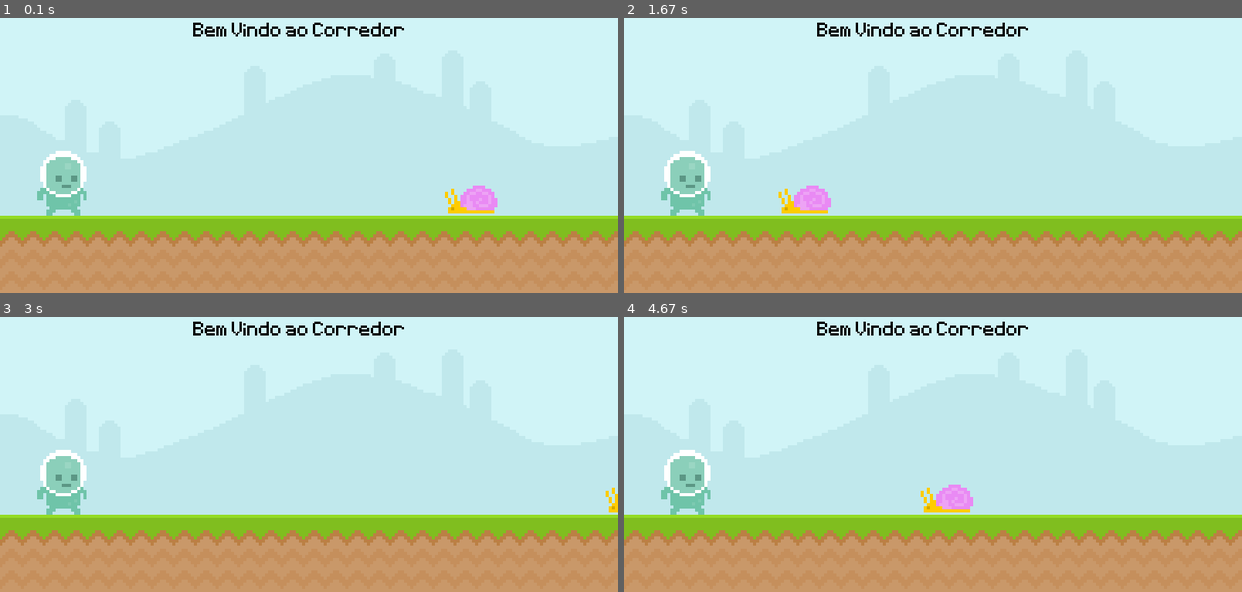
Above: before the commit, frames 1-4 (two rows, left to right).
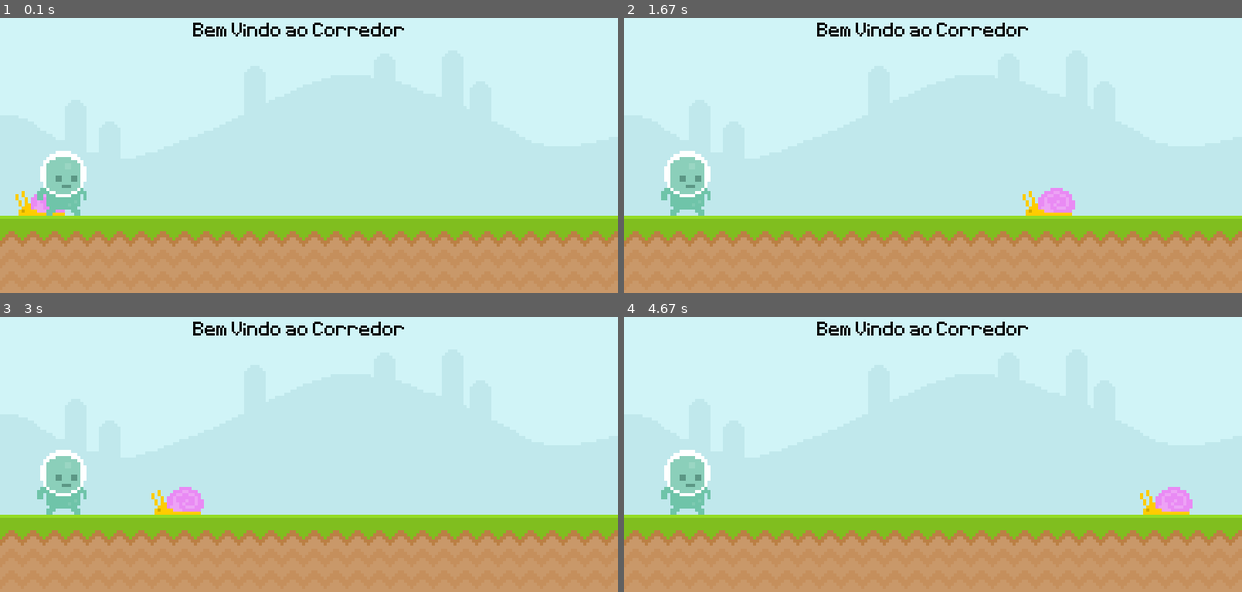
Above: after the commit, the same moments.

Repository: XxipeTotecs/PythonGame
Game: pygame game, started from index.py
Two runs of this game, one before a commit and one after it. Both use one fixed random seed, a clock stepped at 60 frames per second and the inputs below.
Inputs:
- Up to frame 1 (0.1 s): no input
- Up to frame 2 (1.67 s): no input
- Up to frame 3 (3 s): no input
- Up to frame 4 (4.67 s): no input

The runs differ from the first frame. In frame 1, 1.0% of the frame differs, in the area x 2-81%, y 60-72%; in frame 2, 1.3%, in the area x 25-73%, y 60-72%; in frame 3, 0.7%; in frame 4, 1.3%.

Commit message:
adicionando rect do snail

Diff:
--- a/index.py
+++ b/index.py
@@ -1,6 +1,5 @@
 import pygame
 from sys import exit
-
 
 pygame.init()
 screen = pygame.display.set_mode((800, 400))
@@ -16,7 +15,7 @@
 
 snail_surface = pygame.image.load(
     'UltimatePygameIntro/graphics/snail/snail1.png').convert_alpha()
-snailXPosition = 600
+snail_retangulo = snail_surface.get_rect(midbottom=(80, 300))
 
 player_surface = pygame.image.load(
     'UltimatePygameIntro/graphics/Player/player_walk_1.png').convert_alpha()
@@ -33,12 +32,12 @@
     screen.blit(sky_surface, (0, 0))
     screen.blit(ground_surface, (0, 300))
     screen.blit(text_surface, (250, 50))
+
+    snail_retangulo.x -= 4
+    if snail_retangulo.right <= 0:
+        snail_retangulo.left = 800
+    screen.blit(snail_surface, snail_retangulo)
     screen.blit(player_surface, player_retangulo)
-
-    snailXPosition -= 4
-    if snailXPosition < -100:
-        snailXPosition = 800
-    screen.blit(snail_surface, (snailXPosition, 261))
 
     pygame.display.update()
     clock.tick(60)
